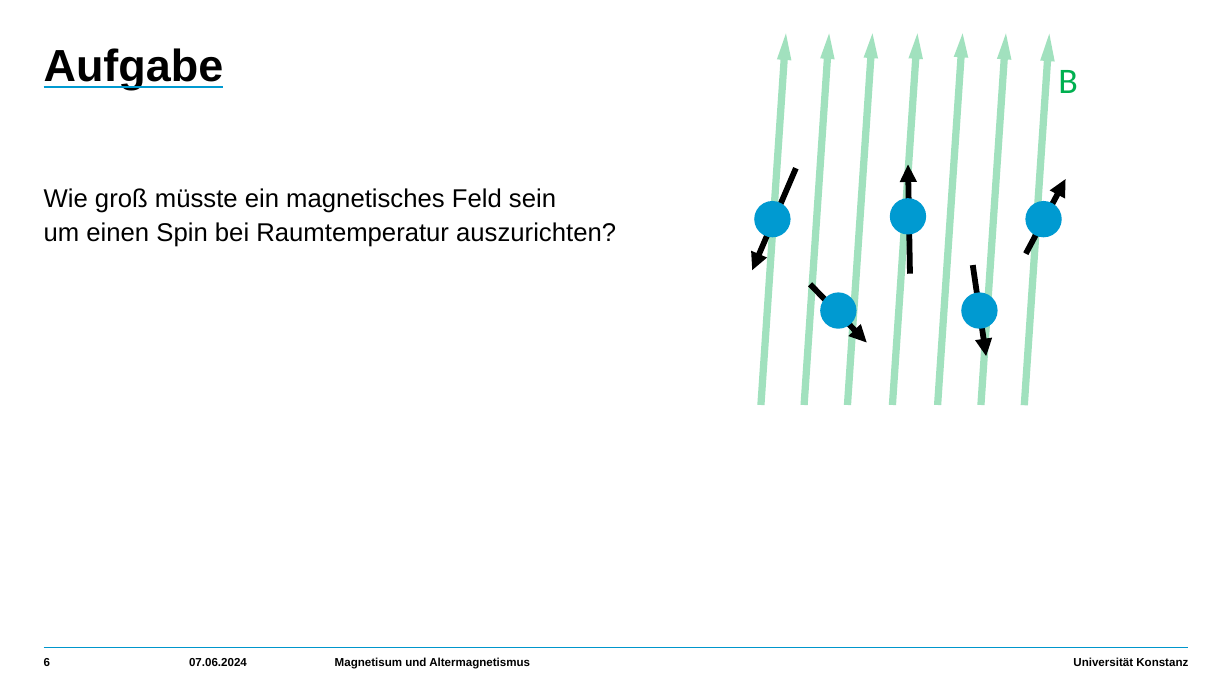
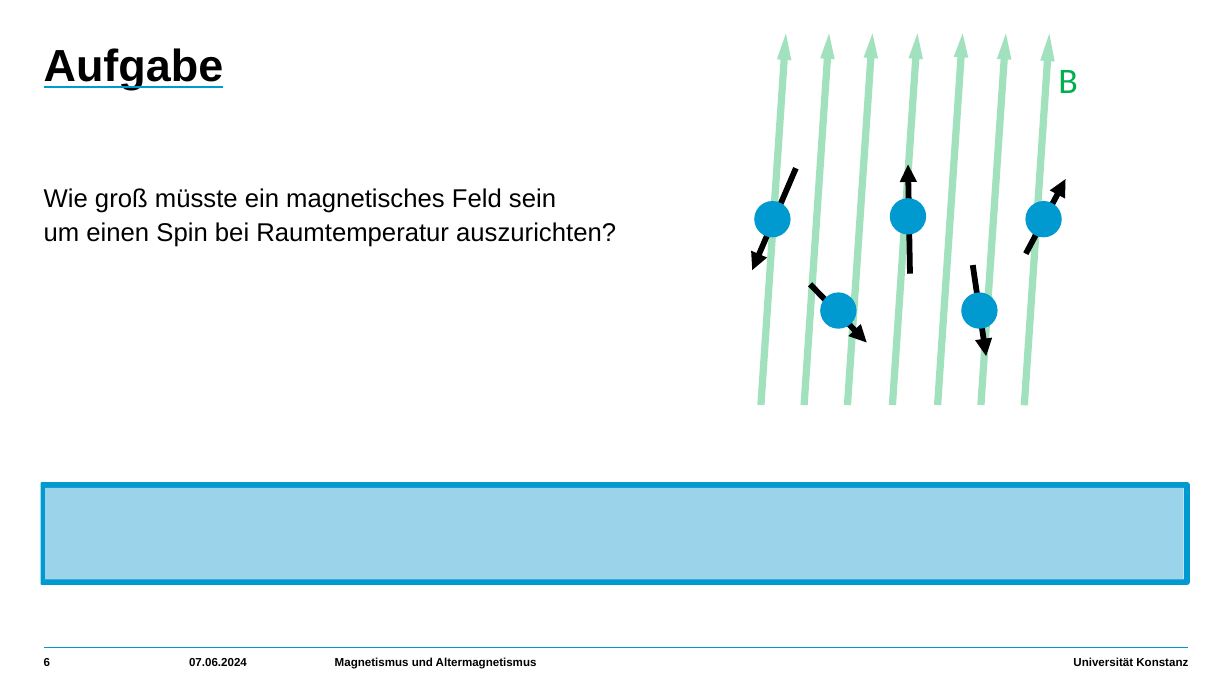
Before and after one commit to HolykingJulex/EstimateSeminar, a slide deck: slide 6 of Vortrag.pptx. Drawn at 1232x693 pixels with LibreOffice and Linux fonts; fonts in the diff are those of the drawing. Boxes give left, top, right and bottom in pixels: in the first picture for what was removed or moved away, otherwise in the second. Text is boxed around its words. In the diff, an @@ line names an element or a change of style, - is before the commit and + after.

```diff
--- a/Vortrag.pptx
+++ b/Vortrag.pptx
@@ rectangle added at (0,448,41,601), fill #FFFFFF @@
@@ rectangle added at (43,485,1188,582), outline #009AD1 4.5 pt @@
@@ rectangle added at (45,488,1184,579), fill #9BD3EA @@
@@ text at (335,657,537,669): text changed @@
-Magnetisum und Altermagnetismus
+Magnetismus und Altermagnetismus
```
Also in this commit, not shown: 51 other slides changed, 1 slide added, 1 other file.
